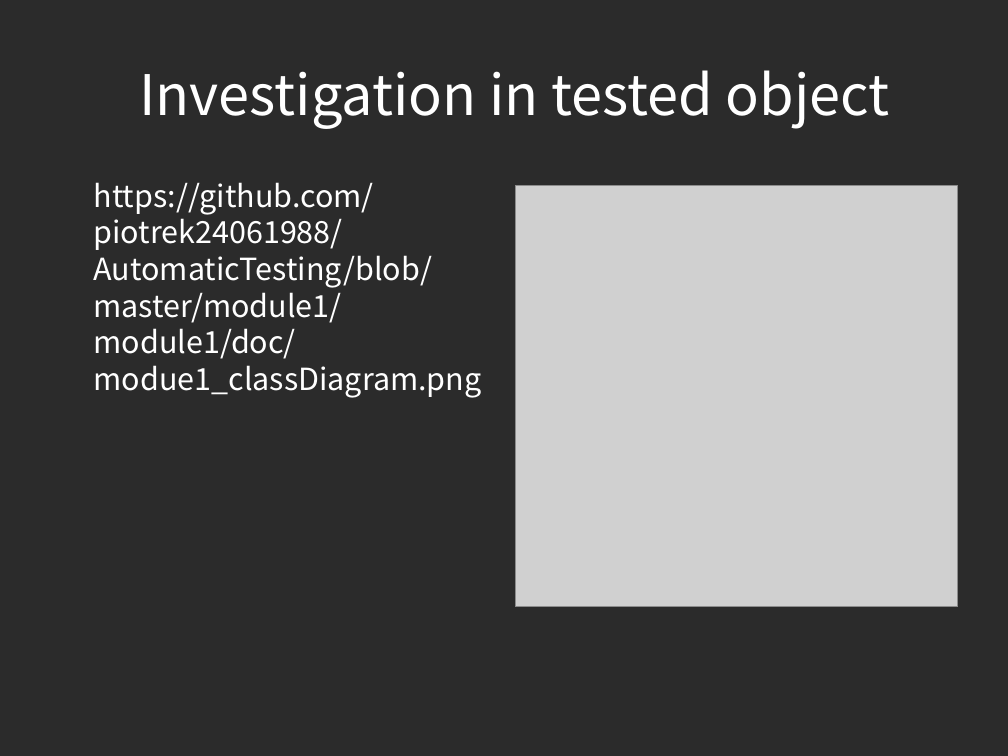
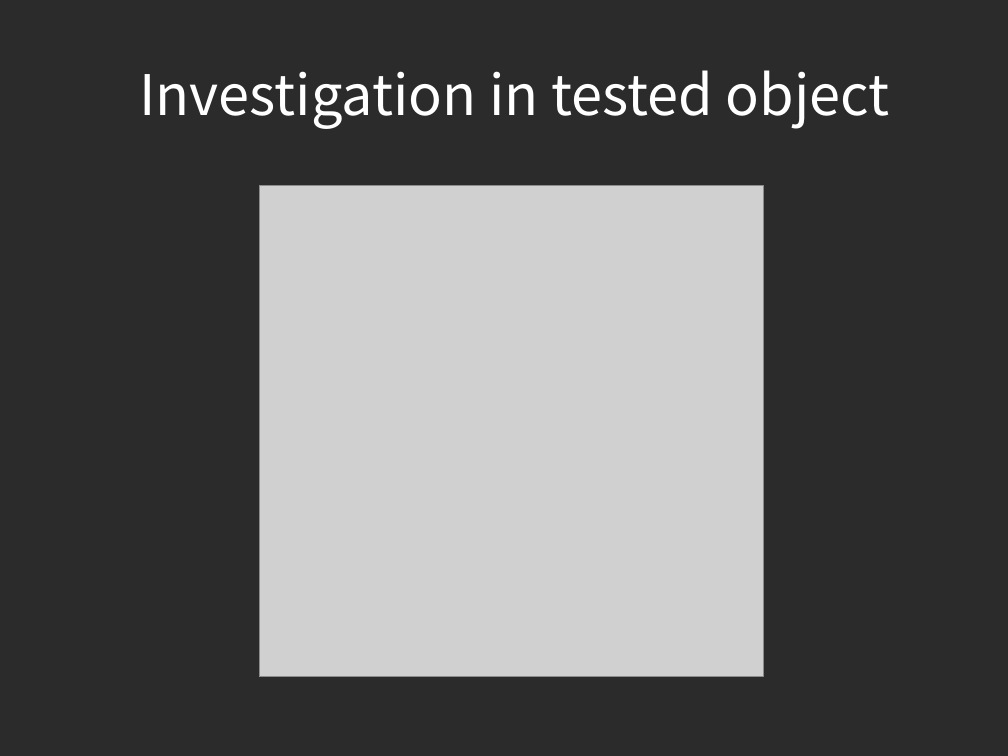
Before and after one commit to piotrek24061988/AutomaticTesting, a slide deck: slide 5 of module1/doc/AutomatedTesting.odp. Drawn at 1008x756 pixels with LibreOffice and Linux fonts; fonts in the diff are those of the drawing; grey boxes stand for pictures; background and template pictures are left out; a plain dark background stands for a picture behind light text. Boxes give left, top, right and bottom in pixels: in the first picture for what was removed or moved away, otherwise in the second. Text is boxed around its words. In the diff, an @@ line names an element or a change of style, - is before the commit and + after.

```diff
--- a/module1/doc/AutomatedTesting.odp
+++ b/module1/doc/AutomatedTesting.odp
@@ text removed at <box>94,182,482,398</box> @@
-https://github.com/piotrek24061988/AutomaticTesting/blob/master/module1/module1/doc/modue1_classDiagram.png
@@ picture: place and size @@
-picture at <box>515,186,958,606</box>
+picture at <box>259,186,763,677</box>
```
Also in this commit, not shown: 11 other slides changed, 2 slides added.
